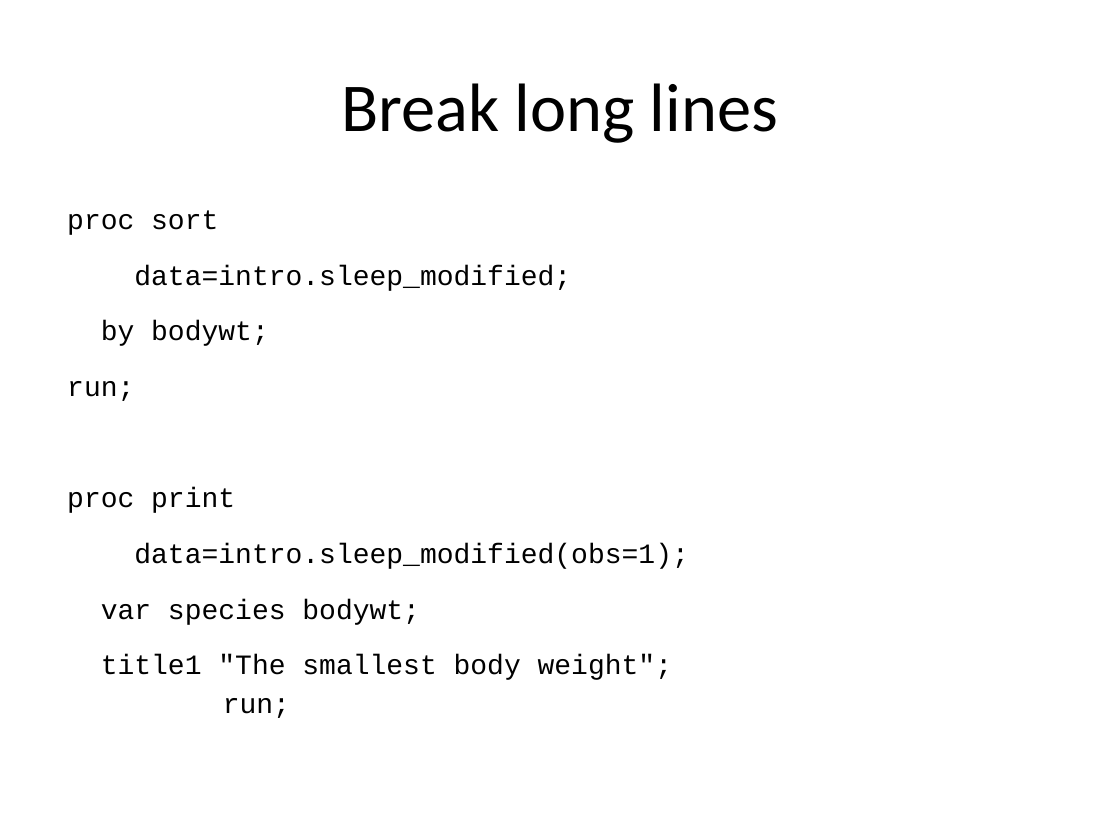
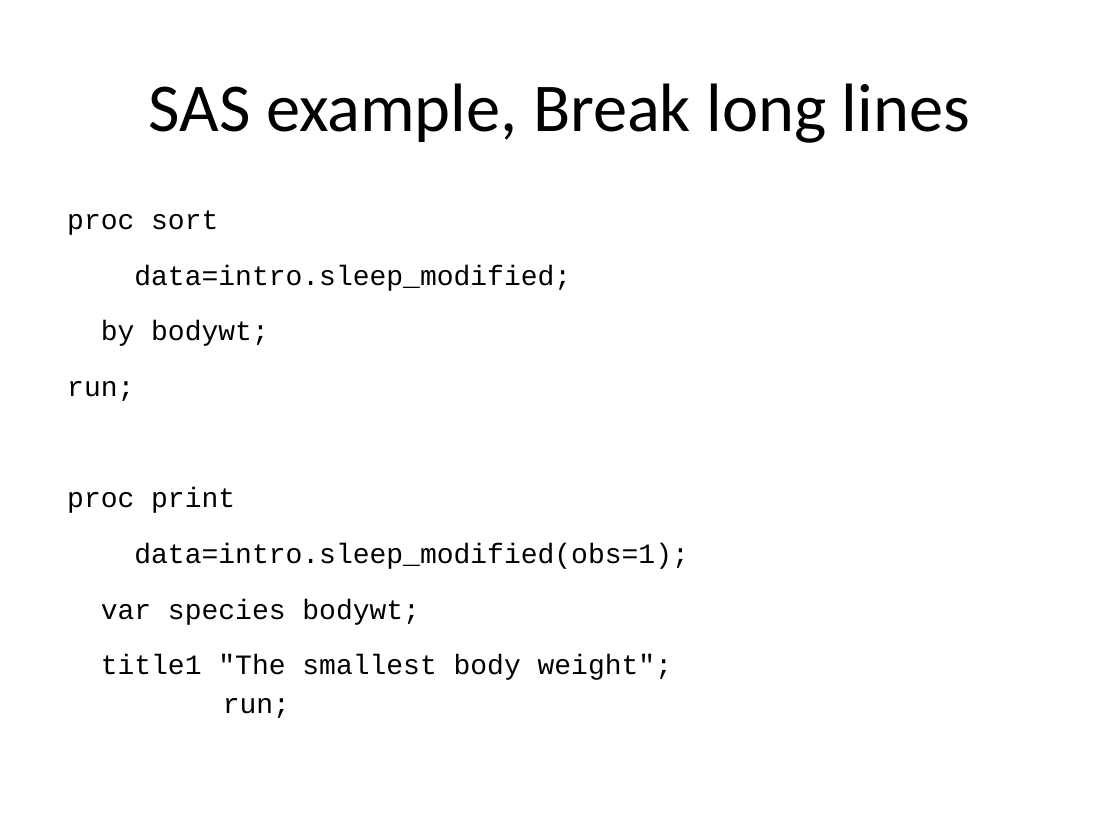
Before and after one commit to pmean/classes, a slide deck: slide 14 of software-engineering/results/programming-expectations.pptx. Drawn at 1120x840 pixels with LibreOffice and Linux fonts; fonts in the diff are those of the drawing. Boxes give left, top, right and bottom in pixels: in the first picture for what was removed or moved away, otherwise in the second. Text is boxed around its words. In the diff, an @@ line names an element or a change of style, - is before the commit and + after.

```diff
--- a/software-engineering/results/programming-expectations.pptx
+++ b/software-engineering/results/programming-expectations.pptx
@@ title at [149, 83, 970, 143]: text changed @@
-Break long lines
+SAS example, Break long lines
```
Also in this commit, not shown: 4 other slides changed, 6 slides added, 1 slide removed, 2 other files.
